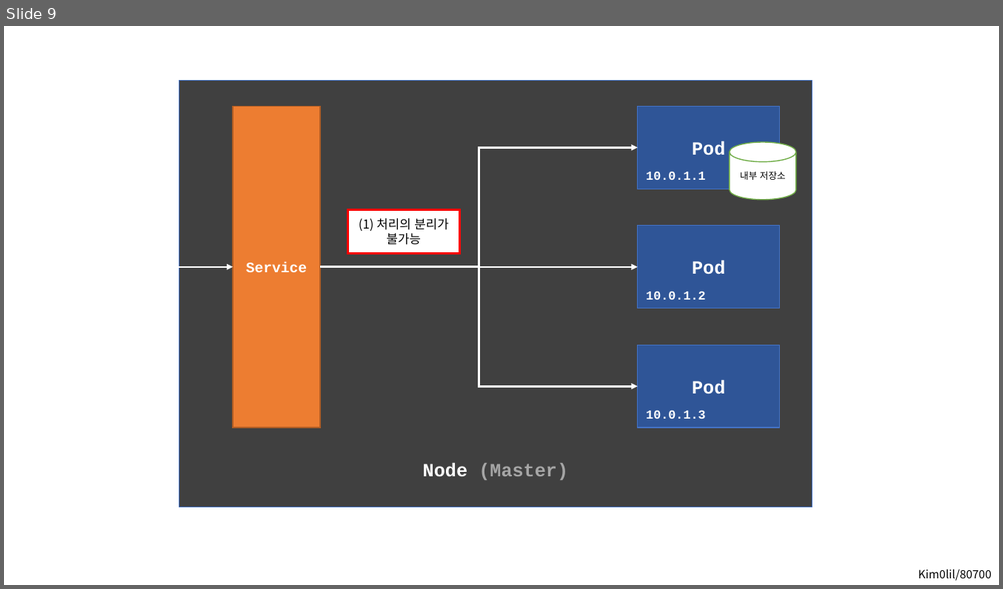
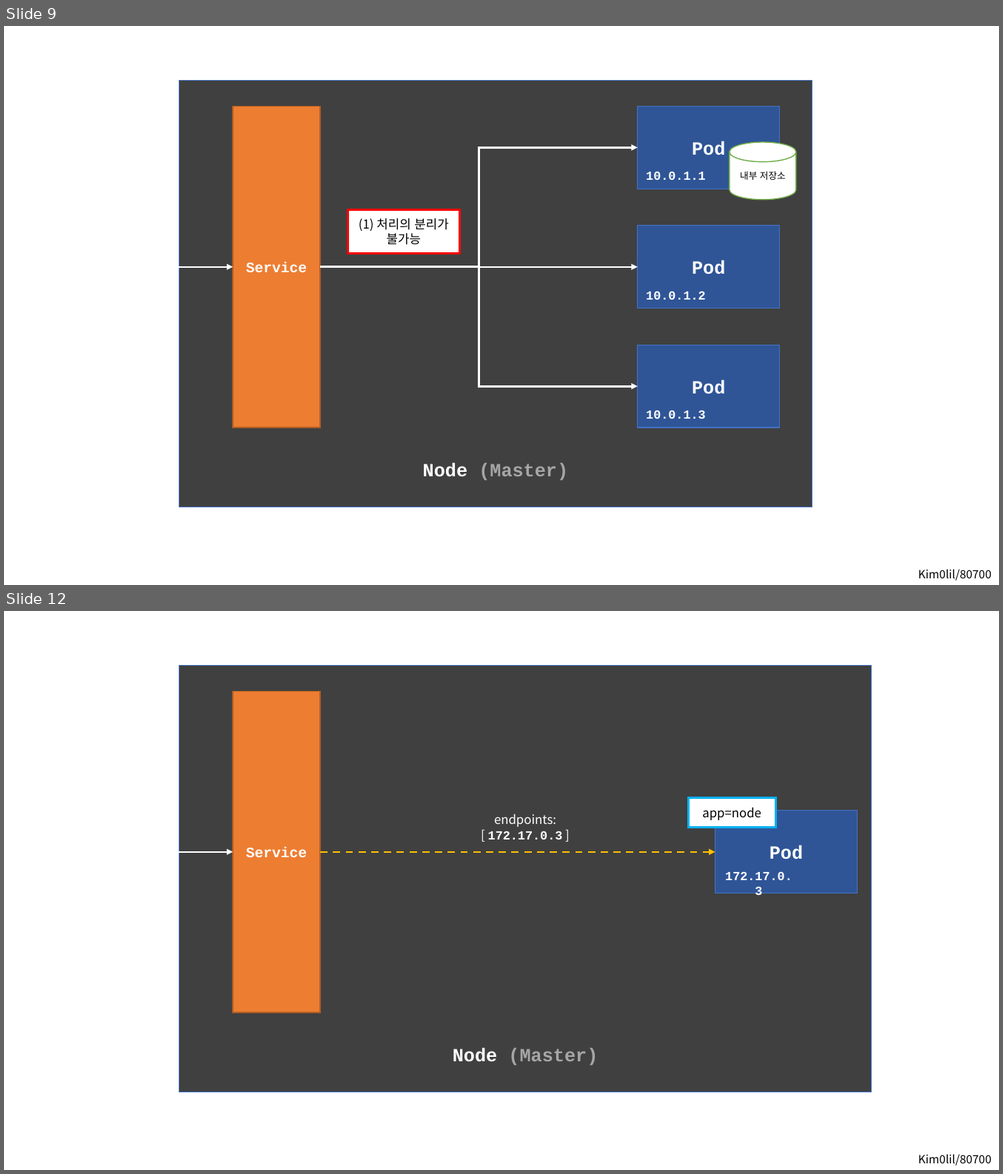
Before and after one commit to kim0lil/80700, a slide deck: assets/images.pptx. Shown one above the other, each under a label of ours: slide 9 before the commit, slides 9 and 12 after it; the slides between them are not shown. The pictures are 1003x589 and 1003x1174 pixels, drawn with LibreOffice and Linux fonts; fonts in the diff are those of the drawing. Boxes give left, top, right and bottom in pixels: in the first picture for what was removed or moved away, otherwise in the second. Text is boxed around its words. In the diff, an @@ line names an element or a change of style, - is before the commit and + after.

```diff
--- a/assets/images.pptx
+++ b/assets/images.pptx
@@ slide 12 added at [4,611,999,1170], background #FFFFFF @@
@@ rectangle added at [179,666,872,1092], fill #404040, outline #4472C4 0.75 pt, 18 pt, text #A6A6A6, bold @@
+Node (Master)
@@ rectangle added at [233,692,320,1013], fill #ED7D31, outline #AF5C24 1 pt, 14 pt, text #FFFFFF, bold @@
+Service
@@ rectangle added at [688,798,776,827], fill #FFFFFF, outline #00B0F0 2.25 pt, 12 pt, text #000000 @@
+app=node
@@ text added at [488,814,563,840], 12 pt, text #FFFFFF @@
+endpoints: [ 172.17.0.3 ]
@@ rectangle added at [715,811,856,894], fill #2F5597, outline #4472C4 0.75 pt, 18 pt, text #FFFFFF, bold @@
+Pod
@@ arrow added from (178, 852) to (233, 852), #FFFFFF 1.75 pt @@
@@ arrow added from (320, 852) to (715, 852), #FFC000 1.75 pt dashed @@
@@ text added at [725,871,792,899], 12 pt, text #FFFFFF, bold @@
+172.17.0.3
@@ text added at [918,1154,991,1166], 11 pt, text #000000 @@
+Kim0lil/80700
```
Also in this commit, not shown: 3 other slides added, 9 other files.
